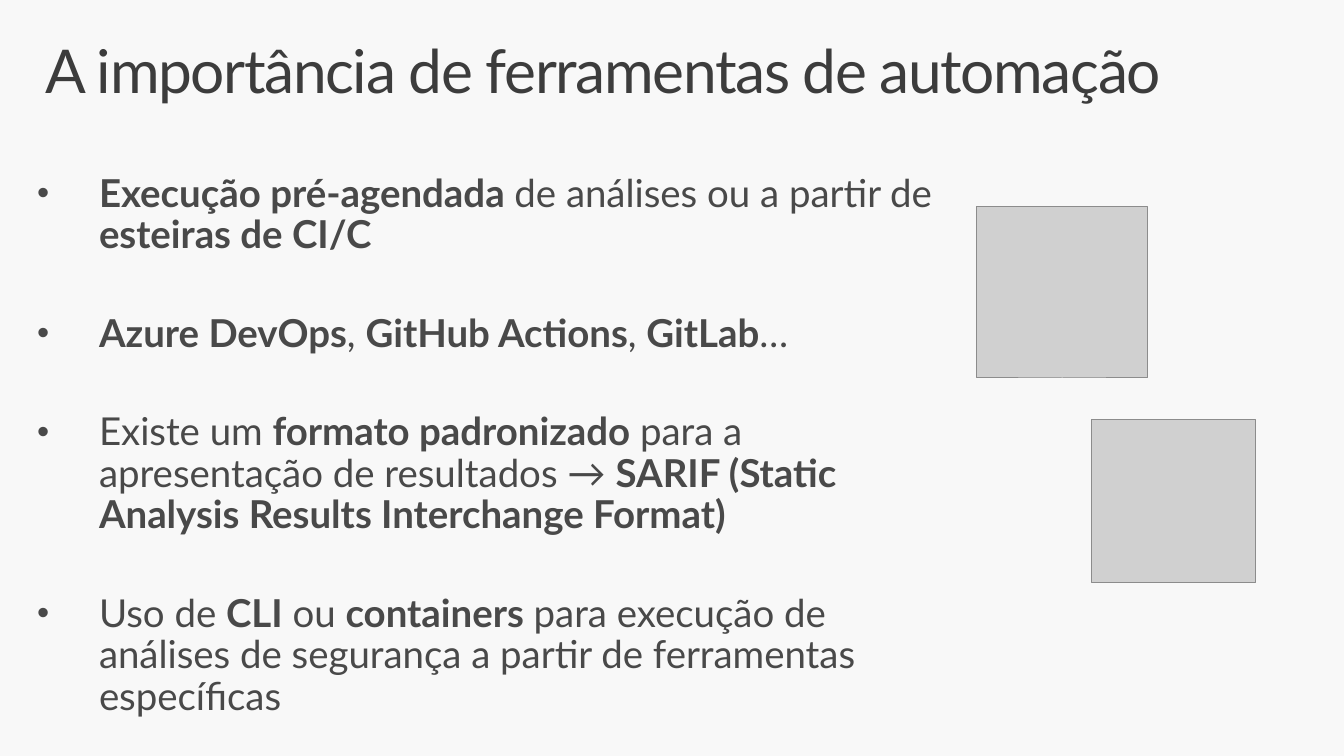
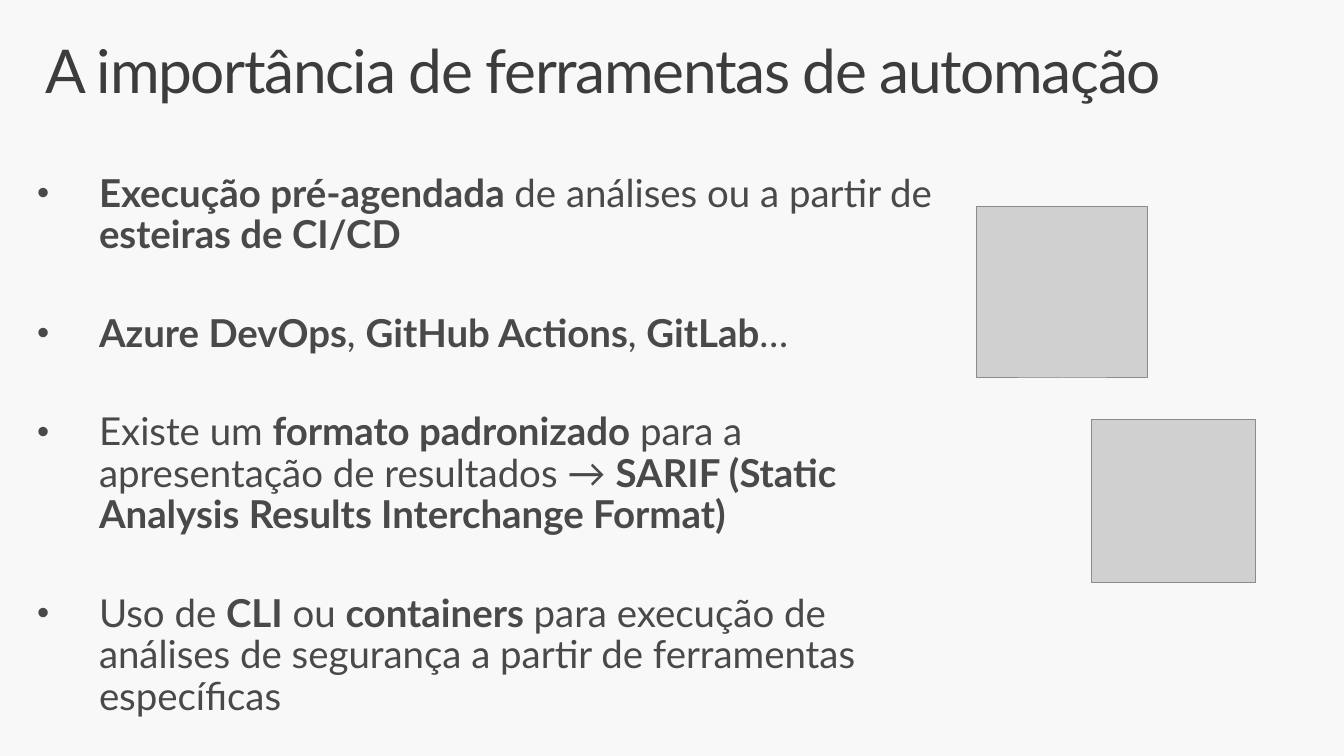
Before and after one commit to renatogroffe/SegurancaContainers_DevOpsExperience-2025-03, a slide deck: slide 6 of slides/Seguranca Containers 2025-03 DevOps Experience.pptx. Drawn at 1344x756 pixels with LibreOffice and Linux fonts; fonts in the diff are those of the drawing; grey boxes stand for pictures. Boxes give left, top, right and bottom in pixels: in the first picture for what was removed or moved away, otherwise in the second. Text is boxed around its words. In the diff, an @@ line names an element or a change of style, - is before the commit and + after.

```diff
--- a/slides/Seguranca Containers 2025-03 DevOps Experience.pptx
+++ b/slides/Seguranca Containers 2025-03 DevOps Experience.pptx
@@ text at <box>99,178,932,250</box>: text changed @@
-• Execução pré-agendada de análises ou a partir de esteiras de CI/C
+• Execução pré-agendada de análises ou a partir de esteiras de CI/CD
```
Also in this commit, not shown: 3 other slides changed.
